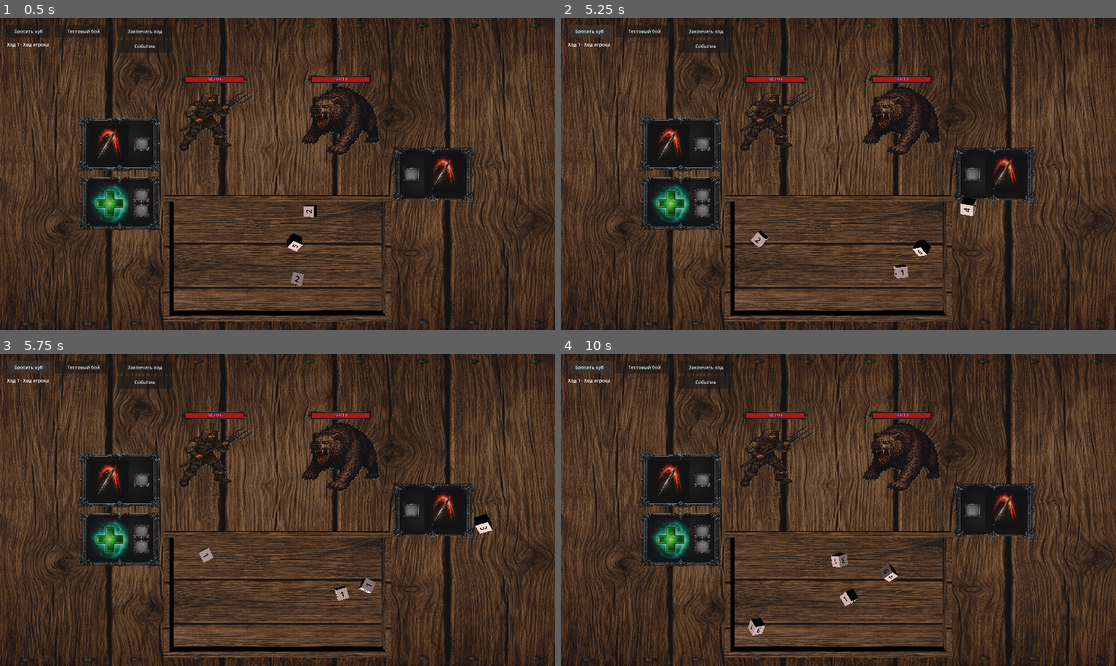
Above: before the commit, frames 1-4 (two rows, left to right).
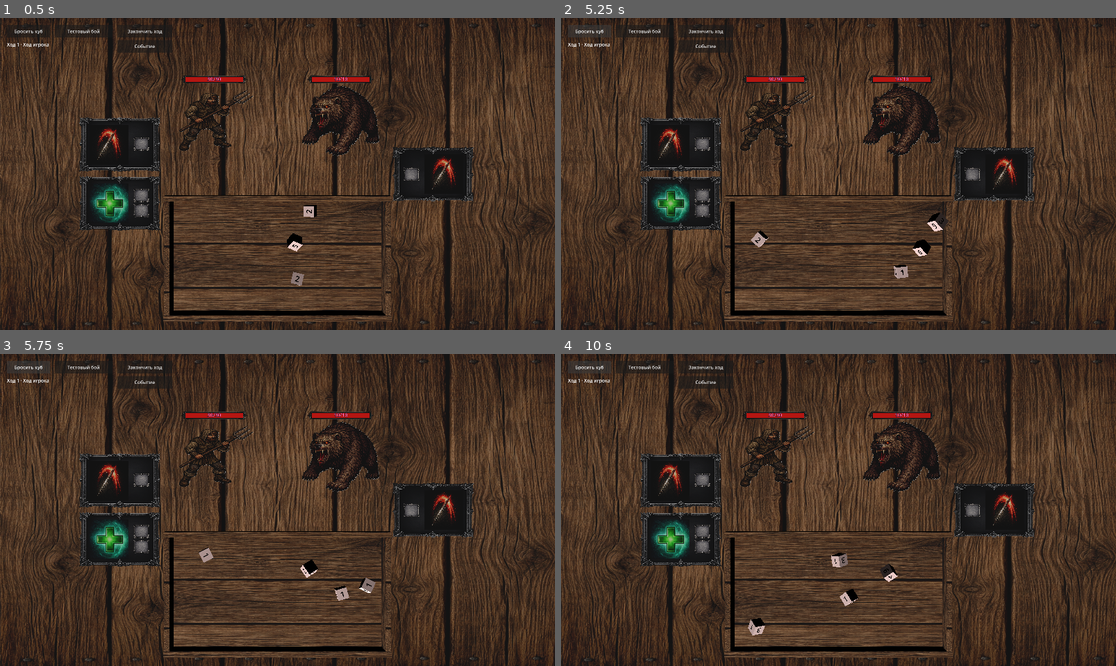
Above: after the commit, the same moments.

Repository: olegbogai-web/dicegame
Game: Godot game, scene res://scenes/new_battle_table.tscn
Two runs of this game, one before a commit and one after it. Both use one fixed random seed, a clock stepped at 60 frames per second and the inputs below. This scene is started directly instead of the project's main scene.
Inputs:
- Up to frame 1 (0.5 s): no input
- Up to frame 2 (5.25 s): click "Бросить куб" at 0.5 s; click "Тестовый бой" at 1.25 s; click "Закончить ход" at 2 s; click "Событие" at 2.75 s; click "Бросить куб" at 3.5 s; click "Тестовый бой" at 4.25 s; click "Бросить куб" at 5 s
- Up to frame 3 (5.75 s): no input
- Up to frame 4 (10 s): click "Тестовый бой" at 5.75 s; click "Закончить ход" at 6.5 s; click "Событие" at 7.25 s; click "Бросить куб" at 8 s; click "Тестовый бой" at 8.75 s; click "Бросить куб" at 9.5 s

Frame 1 is identical in both runs. In frame 2, 0.3% of the frame differs, in the area x 65-75%, y 57-69%; in frame 3, 0.3%, in the area x 54-89%, y 51-72%; in frame 4, less than 0.1%.

Commit message:
добавил коече

Diff:
--- a/content/entities/player_base_stat.gd
+++ b/content/entities/player_base_stat.gd
@@ -101,7 +101,7 @@
 func _build_default_reward_cube_definition() -> DiceDefinition:
 	var dice_definition := DiceDefinitionScript.new()
 	dice_definition.dice_name = "reward_cube"
-	dice_definition.base_color = Color(0.96, 0.96, 0.96, 1.0)
+	dice_definition.base_color = Color(0.76, 0.76, 0.76, 1.0)
 	dice_definition.faces = [
 		_build_face("artifact_+", REWARD_ARTIFACT_ICON),
 		_build_face("card_+", REWARD_CARD_ICON),
--- a/scenes/battle_table.gd
+++ b/scenes/battle_table.gd
@@ -24,8 +24,8 @@
 const SELECTED_FRAME_MOUSE_FOLLOW_FACTOR := 0.2
 const ACTIVATION_ANIMATION_DURATION := 0.5
 const ACTIVATION_TARGET_LIFT_Y := 0.4
-const POST_BATTLE_REWARD_DICE_SIZE_MULTIPLIER := Vector3(5.0, 5.0, 5.0)
-const POST_BATTLE_REWARD_DICE_THROW_HEIGHT_MULTIPLIER := 2.0
+const POST_BATTLE_REWARD_DICE_SIZE_MULTIPLIER := Vector3(4.0, 4.0, 4.0)
+const POST_BATTLE_REWARD_DICE_THROW_HEIGHT_MULTIPLIER := 3.0
 
 @onready var _camera: Camera3D = $battle_camera
 @onready var _board: BoardController = $board
--- a/scenes/board.tscn
+++ b/scenes/board.tscn
@@ -15,13 +15,13 @@
 size = Vector3(8, 0.2, 4)
 
 [sub_resource type="BoxShape3D" id="BoxShape3D_wall_side"]
-size = Vector3(0.2, 1, 4)
+size = Vector3(0.2, 2.1308594, 4)
 
 [sub_resource type="BoxMesh" id="BoxMesh_wall_side"]
 size = Vector3(0.2, 1, 4)
 
 [sub_resource type="BoxShape3D" id="BoxShape3D_wall_front_back"]
-size = Vector3(8, 1, 0.2)
+size = Vector3(8, 2.147583, 0.2)
 
 [sub_resource type="BoxMesh" id="BoxMesh_wall_front_back"]
 size = Vector3(8, 1, 0.2)
@@ -46,7 +46,7 @@
 transform = Transform3D(1, 0, 0, 0, 1, 0, 0, 0, 1, -3.8904662, 0.5, 0)
 
 [node name="collision" type="CollisionShape3D" parent="left_wall" unique_id=153539856]
-transform = Transform3D(1, 0, 0, 0, 2, 0, 0, 0, 1, 0, 0.4, 0)
+transform = Transform3D(1, 0, 0, 0, 2, 0, 0, 0, 1, 0, 1.426179, 0)
 shape = SubResource("BoxShape3D_wall_side")
 
 [node name="mesh" type="MeshInstance3D" parent="left_wall" unique_id=1178126465]
@@ -58,7 +58,7 @@
 transform = Transform3D(1, 0, 0, 0, 1, 0, 0, 0, 1, 3.8904653, 0.5, 0)
 
 [node name="collision" type="CollisionShape3D" parent="right_wall" unique_id=25036020]
-transform = Transform3D(1, 0, 0, 0, 2, 0, 0, 0, 1, 0, 0.4, 0)
+transform = Transform3D(1, 0, 0, 0, 2, 0, 0, 0, 1, 0, 1.5308595, 0)
 shape = SubResource("BoxShape3D_wall_side")
 
 [node name="mesh" type="MeshInstance3D" parent="right_wall" unique_id=93301341]
@@ -70,7 +70,7 @@
 transform = Transform3D(1, 0, 0, 0, 1, 0, 0, 0, 1, 0, 0.5, -2.1)
 
 [node name="collision" type="CollisionShape3D" parent="back_wall" unique_id=2084832027]
-transform = Transform3D(1, 0, 0, 0, 2, 0, 0, 0, 1, 0, 0.4, 0)
+transform = Transform3D(1, 0, 0, 0, 2, 0, 0, 0, 1, 0, 1.5475831, 0)
 shape = SubResource("BoxShape3D_wall_front_back")
 
 [node name="mesh" type="MeshInstance3D" parent="back_wall" unique_id=481240012]
@@ -82,7 +82,7 @@
 transform = Transform3D(1, 0, 0, 0, 1, 0, 0, 0, 1, 0, 0.5, 2.1)
 
 [node name="collision" type="CollisionShape3D" parent="front_wall" unique_id=1563118103]
-transform = Transform3D(1, 0, 0, 0, 2, 0, 0, 0, 1, 0, 0.4, 0)
+transform = Transform3D(1, 0, 0, 0, 2, 0, 0, 0, 1, 0, 1.3906616, 0)
 shape = SubResource("BoxShape3D_wall_front_back")
 
 [node name="mesh" type="MeshInstance3D" parent="front_wall" unique_id=348579445]
